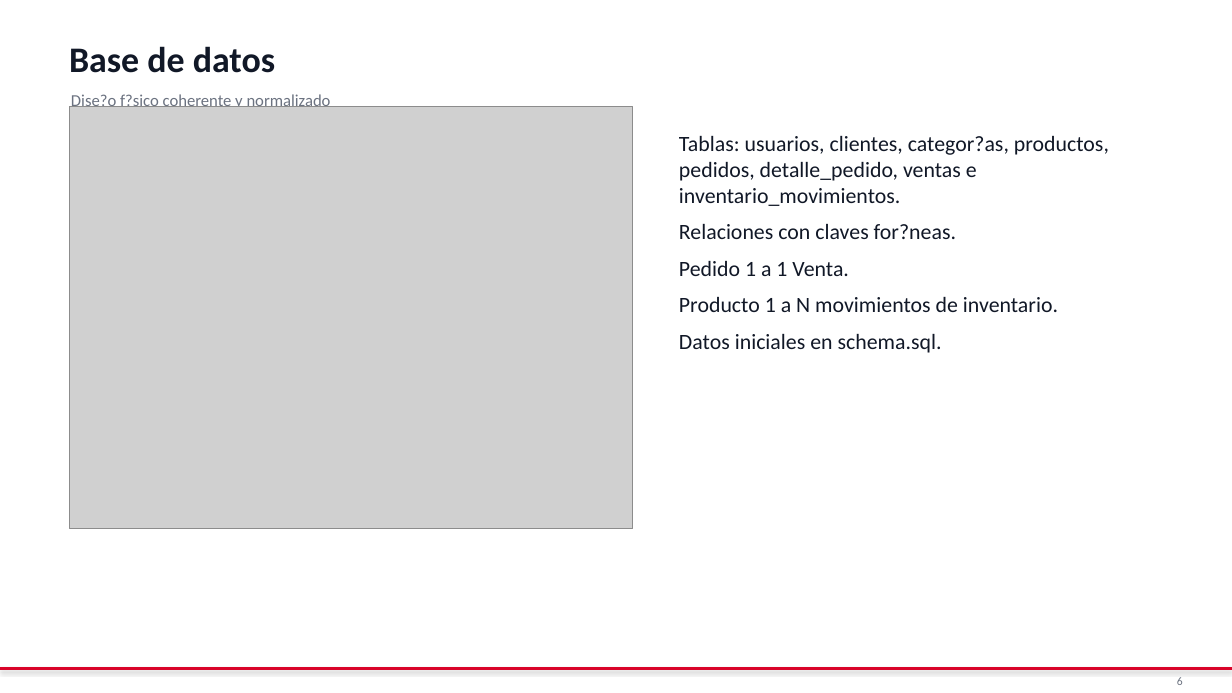
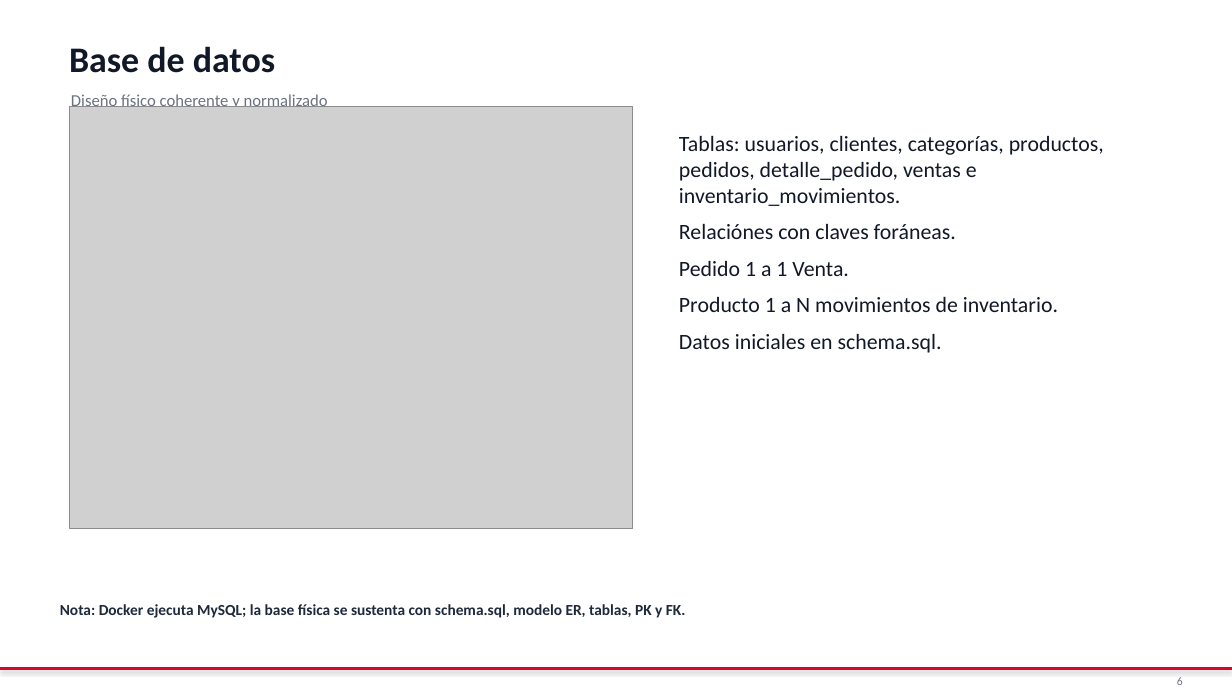
Before and after one commit to DiegoA199/Chompas_Mabel, a slide deck: slide 6 of docs/entregables/Presentacion_Chompas_Mabel.pptx. Drawn at 1232x693 pixels with LibreOffice and Linux fonts; fonts in the diff are those of the drawing; grey boxes stand for pictures. Boxes give left, top, right and bottom in pixels: in the first picture for what was removed or moved away, otherwise in the second. Text is boxed around its words. In the diff, an @@ line names an element or a change of style, - is before the commit and + after.

```diff
--- a/docs/entregables/Presentacion_Chompas_Mabel.pptx
+++ b/docs/entregables/Presentacion_Chompas_Mabel.pptx
@@ text at [71,94,328,110]: text changed @@
-Dise?o f?sico coherente y normalizado
+Diseño físico coherente y normalizado
@@ text at [679,136,1104,239]: text changed @@
-Tablas: usuarios, clientes, categor?as, productos, pedidos, detalle_pedido, ventas e inventario_movimientos.
-Relaciones con claves for?neas.
+Tablas: usuarios, clientes, categorías, productos, pedidos, detalle_pedido, ventas e inventario_movimientos.
+Relaciónes con claves foráneas.
@@ text added at [60,604,686,618], 12 pt, text #1E293B, bold @@
+Nota: Docker ejecuta MySQL; la base física se sustenta con schema.sql, modelo ER, tablas, PK y FK.
```
Also in this commit, not shown: 10 other slides changed, 2 other files.
